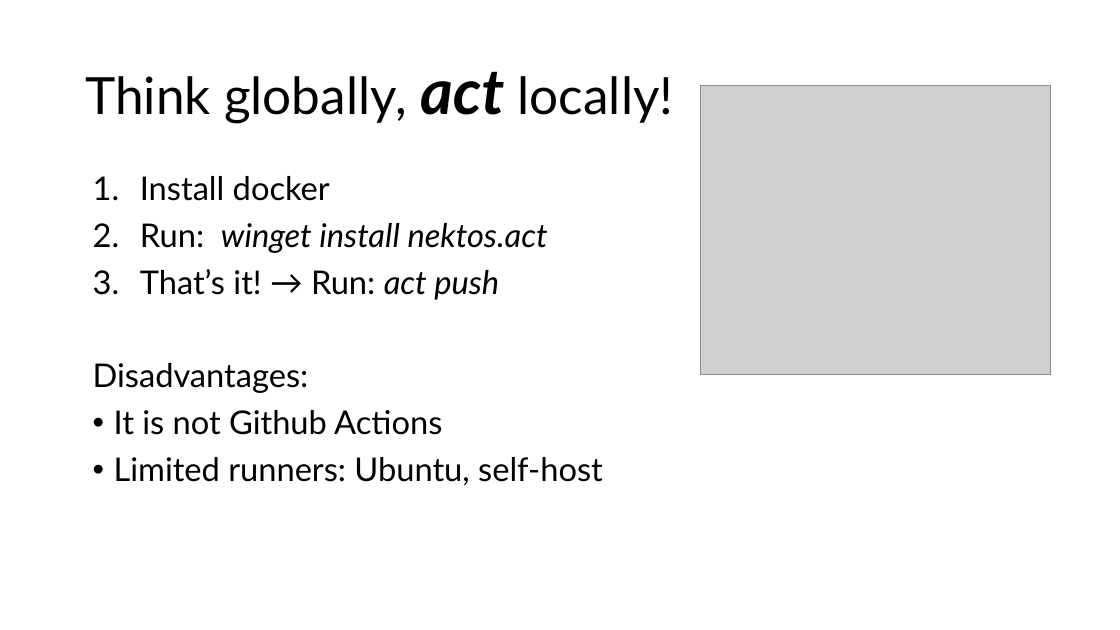
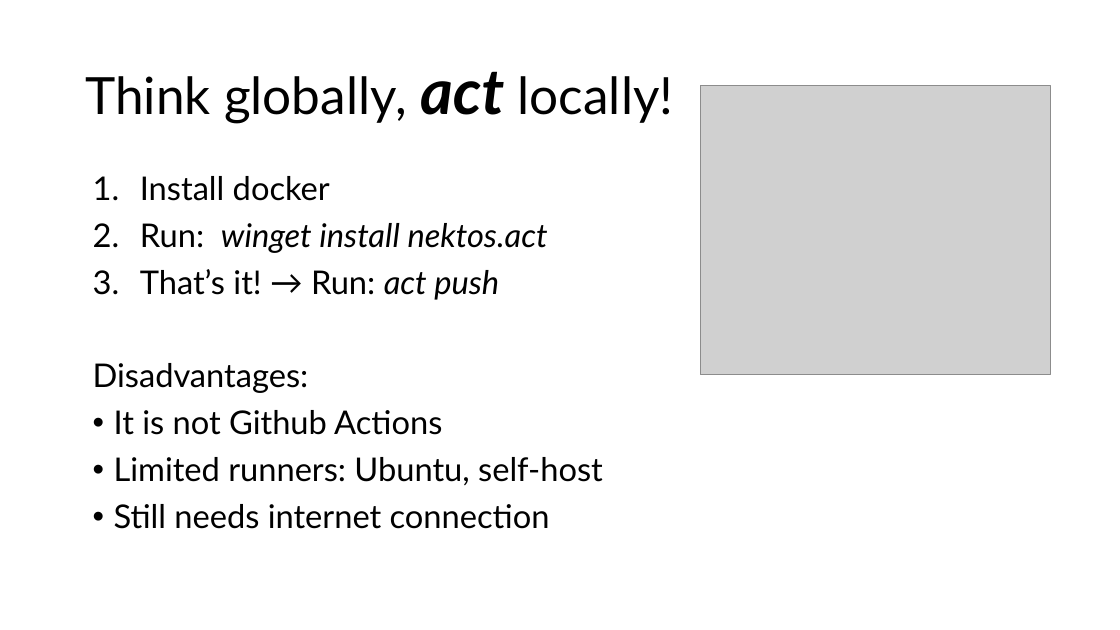
Before and after one commit to haberzdomi/CI-pipeline_project, a slide deck: slide 11 of Präsentation1.pptx. Drawn at 1120x630 pixels with LibreOffice and Linux fonts; fonts in the diff are those of the drawing; grey boxes stand for pictures. Boxes give left, top, right and bottom in pixels: in the first picture for what was removed or moved away, otherwise in the second. Text is boxed around its words. In the diff, an @@ line names an element or a change of style, - is before the commit and + after.

```diff
--- a/Präsentation1.pptx
+++ b/Präsentation1.pptx
@@ text at [114,504,550,529]: paragraph added @@
+• Still needs internet connection
```
Also in this commit, not shown: 3 other slides changed, 1 slide added, 1 slide removed.
